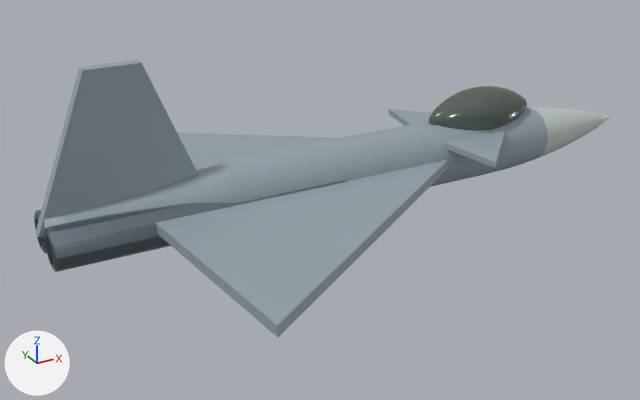
The glTF model assets/models/fra_fighter_rafale_m.glb as it was, and as the next commit left it.
The view is the same before and after, from a 50 mm camera at (-6.75, -10.68, 4.18) aimed at (-0.91, -0.06, -1.13). Every picture has the same lights, and +X, +Y and +Z are marked at lower left. The older version comes first. Vertices at exactly the same position are counted once.

The first picture shows 'fra_fighter_rafale_m'.
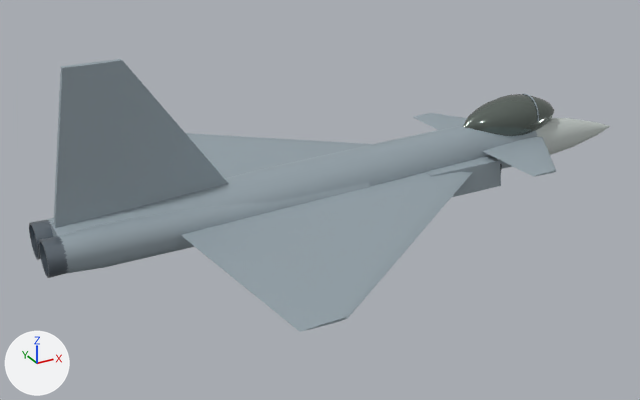
Diff of the bpy script that builds the scene:
```diff
--- a/assets/models/fra_fighter_rafale_m.glb.py
+++ b/assets/models/fra_fighter_rafale_m.glb.py
@@ me_fuselage @@
-me_fuselage.from_pydata(...)  # 1799 vertices, 3546 faces; spans x -5.0..5.0, y -3.53..3.53, z -1.29..1.29
+me_fuselage.from_pydata(...)  # 557 vertices, 1018 faces; spans x -4.88..3.12, y -3.52..3.52, z -1.34..1.34
+# me_fuselage part 1: the loose piece of 239 vertices spanning x -4.9..5.0, y -0.51..0.51, z -1.29..-0.29 is rebuilt with 192 vertices and now spans x -4.78..3.02, y -0.51..0.51, z -1.34..-0.44, in mat_airframe (grey #94a2aa)
+# me_fuselage part 2: the loose piece of 140 vertices spanning x -4.9..-0.74, y -0.58..0.0, z -1.16..-0.61 is rebuilt with 72 vertices and now spans x -4.88..-0.34, y -0.56..-0.01, z -1.27..-0.72, in mat_airframe (grey #94a2aa)
+# me_fuselage part 3: the loose piece of 140 vertices spanning x -4.9..-0.74, y 0.0..0.58, z -1.16..-0.61 is rebuilt with 72 vertices and now spans x -4.88..-0.34, y 0.01..0.56, z -1.27..-0.72, in mat_airframe (grey #94a2aa)
+# me_fuselage part 4: the loose piece of 56 vertices spanning x -5.0..-2.63, y -0.08..0.08, z -0.79..1.29 is rebuilt with 8 vertices and now spans x -4.78..-2.21, y -0.04..0.04, z -0.79..1.34
+# me_fuselage part 5: the loose piece of 42 vertices spanning x -3.61..1.53, y 0.19..3.53, z -0.87..-0.71 is rebuilt with 22 vertices and now spans x -3.3..1.94, y 0.3..3.52, z -1.05..-0.85
+# me_fuselage part 6: the loose piece of 42 vertices spanning x -3.61..1.53, y -3.53..-0.19, z -0.87..-0.71 is rebuilt with 22 vertices and now spans x -3.3..1.94, y -3.52..-0.3, z -1.05..-0.85
+# me_fuselage part 7: a new loose piece of 109 vertices spanning x 3.0..3.02, y -0.33..0.33, z -0.46..-0.09, in mat_airframe (grey #94a2aa)
+# me_fuselage part 8: a new loose piece of 22 vertices spanning x 1.84..3.12, y 0.34..1.58, z -0.79..-0.71, in mat_airframe (grey #94a2aa)
+# me_fuselage part 9: a new loose piece of 22 vertices spanning x 1.84..3.12, y -1.58..-0.34, z -0.79..-0.71, in mat_airframe (grey #94a2aa)
+# me_fuselage part 10: 7 loose pieces with 1140 vertices, spanning x -4.92..3.01, y -1.42..1.42, z -1.13..0.16, are deleted
+# me_fuselage part 11
+# 16 vertices are added at x 0.65..2.04, y -0.67..0.67, z -1.28..-0.85
+# 24 new faces join them
 me_fuselage.materials.append(mat_airframe)
-me_fuselage.materials.append(mat_array_face)  # light grey #bfc7c4
-me_fuselage.materials.append(mat_titanium)  # grey #7c8690
-me_fuselage.materials.append(mat_rubber)  # dark grey #242b30
-me_fuselage.materials.append(mat_canopy_gold)  # grey #737c76
@@ ob_canopy_gold @@
+ob_canopy_gold = bpy.data.objects.new('canopy_gold', me_canopy_gold)  # 182 vertices, 360 faces; spans x 1.71..3.64, y -0.35..0.35, z -0.85..-0.07; in mat_canopy_gold (grey #727c76)
+ob_canopy_gold.location = (0.0, 0.0, 0.0)
@@ ob_titanium @@
+ob_titanium = bpy.data.objects.new('titanium', me_titanium)  # 256 vertices, 512 faces; spans x -5.0..-4.486, y -0.536..0.536, z -1.241..-0.743; in mat_titanium (grey #7c8690)
+ob_titanium.location = (0.0, 0.0, 0.0)
@@ ob_array_face @@
+ob_array_face = bpy.data.objects.new('array_face', me_array_face)  # 128 vertices, 222 faces; spans x 3.02..5.0, y -0.36..0.36, z -1.28..-0.51; in mat_array_face (light grey #bfc7c4)
+ob_array_face.location = (0.0, 0.0, 0.0)
```

Location of each change, [x1, y1, x2, y2] in pixels of the pictures (640 x 400 px):
'fra_fighter_rafale_m', reshaped (12% narrower): before [34, 60, 611, 337]; after [48, 59, 556, 332]
'canopy_gold', added: after [463, 94, 554, 136]
'array_face', added: after [536, 118, 610, 155]
'titanium', added: after [29, 220, 69, 278]
part 1 of me_fuselage, rebuilt: before [39, 107, 611, 248]; after [50, 125, 537, 237]
part 2 of me_fuselage, rebuilt: before [45, 180, 345, 272]; after [58, 183, 370, 273]
part 3 of me_fuselage, rebuilt: before [35, 209, 47, 254]; after [48, 218, 54, 225]
part 4 of me_fuselage, rebuilt (8% wider): before [35, 60, 198, 238]; after [53, 59, 229, 228]
part 5 of me_fuselage, rebuilt: before [177, 132, 338, 169]; after [186, 133, 372, 179]
part 6 of me_fuselage, rebuilt (10% shorter): before [156, 160, 448, 337]; after [181, 172, 473, 332]
part 7 of me_fuselage, added: after [524, 94, 539, 121]
part 8 of me_fuselage, added: after [413, 113, 467, 130]
part 9 of me_fuselage, added: after [482, 137, 556, 177]
part 10 of me_fuselage, deleted: before [34, 86, 527, 269]
part 11 of me_fuselage, added: after [425, 156, 501, 197]
